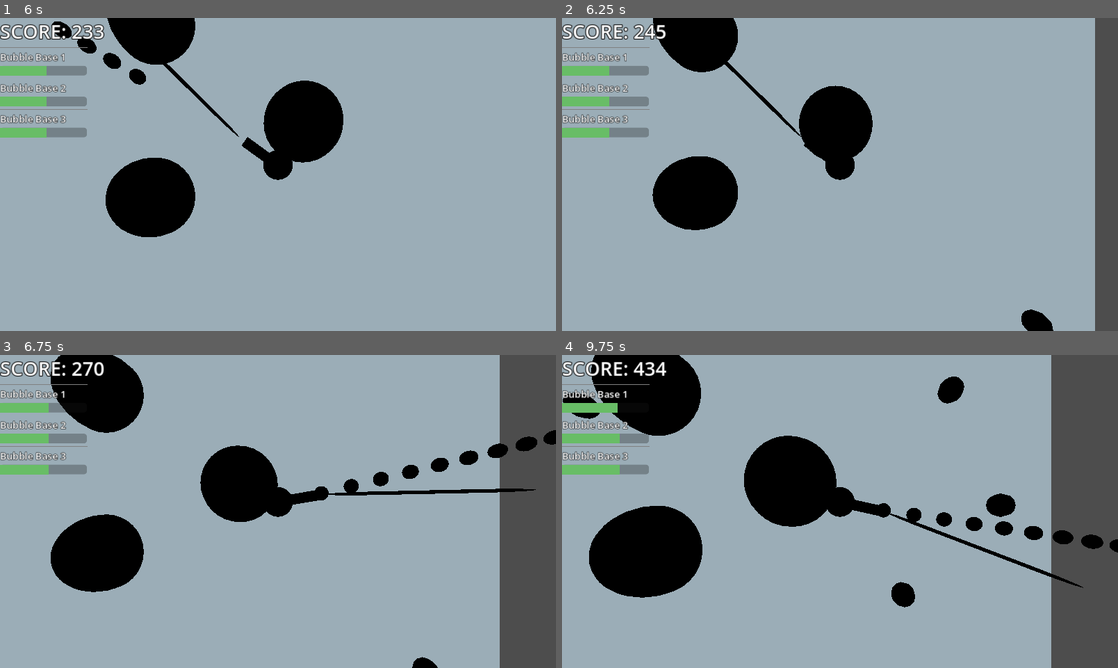
Above: before the commit, frames 1-4 (two rows, left to right).
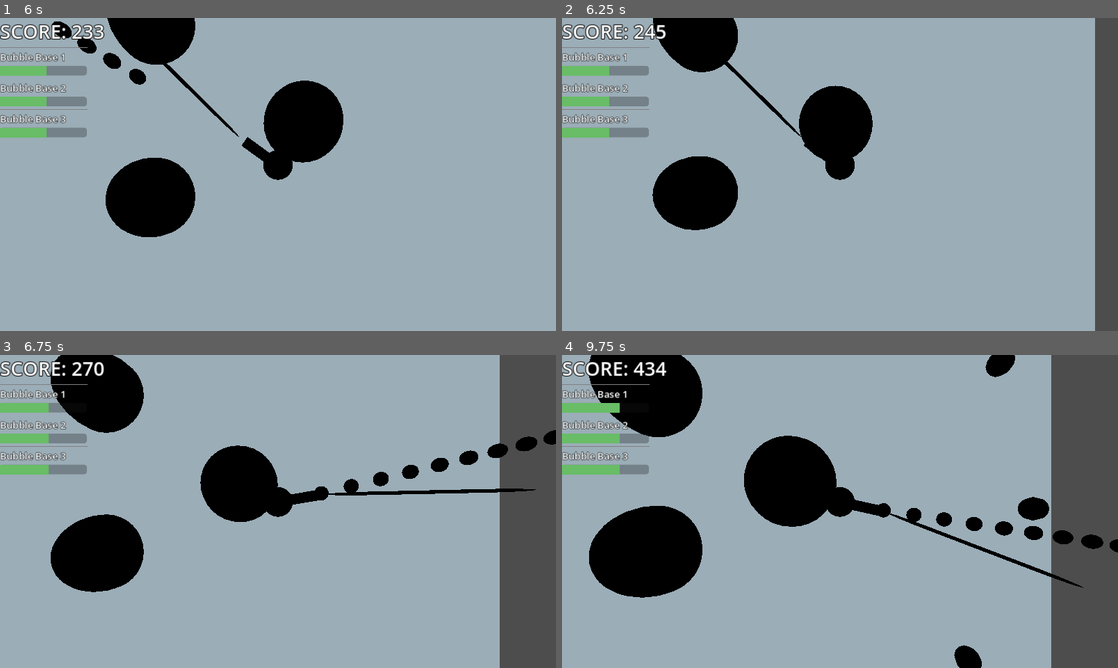
Above: after the commit, the same moments.

Repository: BlackBarman/GGJ_2025
Game: Godot game, scene res://Levels/level.tscn
Two runs of this game, one before a commit and one after it. Both use one fixed random seed, a clock stepped at 60 frames per second and the inputs below. Sound files missing from this copy of the repository are replaced by a short silence.
Inputs (mouse positions are in pixels of both pictures, inside the frame that each line leads up to):
- Up to frame 1 (6 s): tap Enter (ui_accept) at 0.5, 0.77, 1.52, 3.02, 3.77, 4.52 s; move the mouse to (400, 158) at 0.52 s; press the mouse at (400, 158) at 0.53 s; hold Right (ui_right) 0.53-1.28 s; move the mouse to (166, 190) at 1.27 s; release the mouse at (166, 190) at 1.28 s; hold Down (ui_down) 1.28-2.03 s; click (166, 190) at 1.35 s; move the mouse to (333, 105) at 2.02 s; press the mouse at (333, 105) at 2.03 s; hold Right (ui_right) 2.03-2.78 s; move the mouse to (250, 237) at 2.77 s; release the mouse at (250, 237) at 2.78 s; hold Up (ui_up) 2.78-3.53 s; click (250, 237) at 2.85 s; move the mouse to (444, 221) at 3.52 s; press the mouse at (444, 221) at 3.53 s; hold Left (ui_left) 3.53-5.03 s; move the mouse to (111, 127) at 4.27 s; release the mouse at (111, 127) at 4.28 s; click (111, 127) at 4.35 s; move the mouse to (305, 174) at 5.02 s; press the mouse at (305, 174) at 5.03 s; hold Down (ui_down) 5.03-5.78 s; move the mouse to (194, 96) at 5.77 s; release the mouse at (194, 96) at 5.78 s; hold Right (ui_right) from 5.78 s (still down); click (194, 96) at 5.85 s
- Up to frame 2 (6.25 s): keep holding Right (ui_right); tap Enter (ui_accept) at 6.02 s
- Up to frame 3 (6.75 s): move the mouse to (400, 495) at 6.52 s; release Right (ui_right) at 6.53 s; press the mouse at (400, 495) at 6.53 s; hold Up (ui_up) from 6.53 s (still down)
- Up to frame 4 (9.75 s): tap Enter (ui_accept) at 6.77, 7.52, 9.02 s; move the mouse to (728, 527) at 7.27 s; release Up (ui_up) at 7.28 s; release the mouse at (728, 527) at 7.28 s; hold Right (ui_right) 7.28-8.03 s; click (728, 527) at 7.35 s; move the mouse to (895, 442) at 8.02 s; press the mouse at (895, 442) at 8.03 s; hold Down (ui_down) 8.03-8.78 s; move the mouse to (812, 574) at 8.77 s; release the mouse at (812, 574) at 8.78 s; hold Left (ui_left) 8.78-9.53 s; click (812, 574) at 8.85 s; move the mouse to (1006, 558) at 9.52 s; press the mouse at (1006, 558) at 9.53 s; hold Up (ui_up) from 9.53 s (still down)

Frame 1 is identical in both runs. In frame 2, 0.3% of the frame differs, in the area x 82-89%, y 93-100%; in frame 3, 0.1%; in frame 4, 2.2%, in the area x 0-88%, y 0-100%.

Commit message:
Fix crash when no more bubbles enemy

Diff:
--- a/ggj_2025/LevelIngredients/enemy.gd
+++ b/ggj_2025/LevelIngredients/enemy.gd
@@ -1,6 +1,6 @@
 extends CharacterBody3D
 var damage_to_bubble = 10
-var nav_speed = 1.5
+var nav_speed = 1
 var target_bubble = null
 @onready var nav_agent = $NavigationAgent3D
 
@@ -21,6 +21,8 @@
 	if closest_bubble != null:
 		target_bubble = closest_bubble
 		update_target_location(target_bubble.position)
+	else:
+		target_bubble =null
 
 func _physics_process(delta: float) -> void:
 	if nav_agent.is_target_reachable():
@@ -30,13 +32,14 @@
 
 	if target_bubble ==null:
 		_get_new_bubble()
+		return
 
-	var bubble_size = target_bubble.basis.x
+	var bubble_size = target_bubble.get_global_transform().basis.x
 	var current_location = global_transform.origin
-	var next_location = nav_agent.target_position
+	var next_location = nav_agent.target_position + Vector3(randf_range(-bubble_size.x, bubble_size.x),0,randf_range(-bubble_size.x, bubble_size.x))
 	var distance_to_bubble = nav_agent.distance_to_target()
 
-	if distance_to_bubble - 0.5 < bubble_size.x:
+	if distance_to_bubble - 0.7 < bubble_size.x:
 		velocity = Vector3(0,0,0)
 		target_bubble._decrease_size(delta/damage_to_bubble)
 	else:
